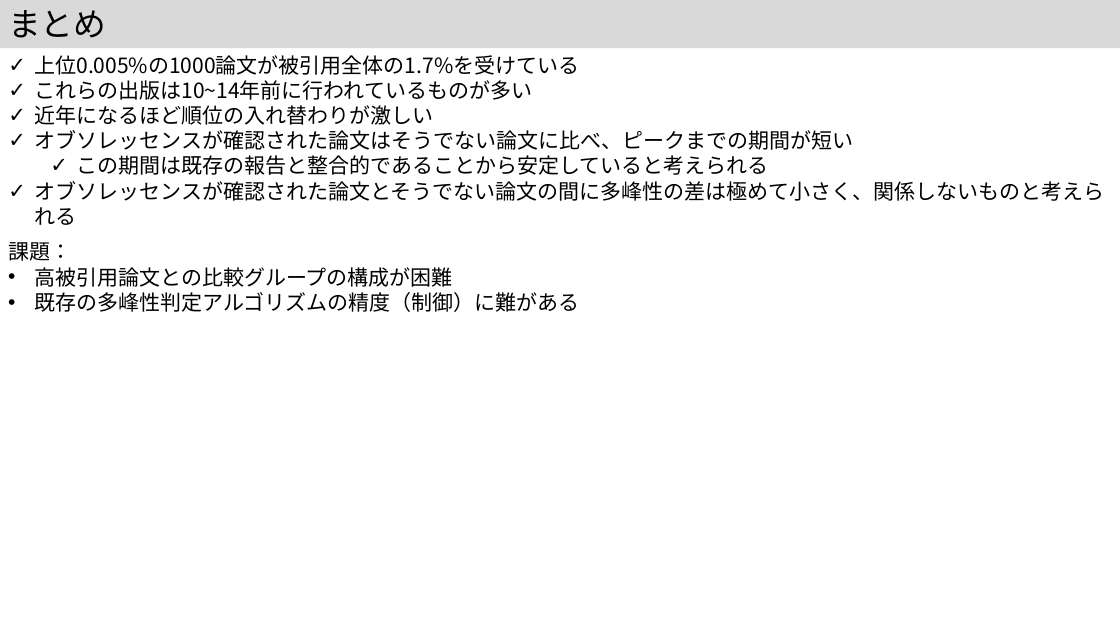
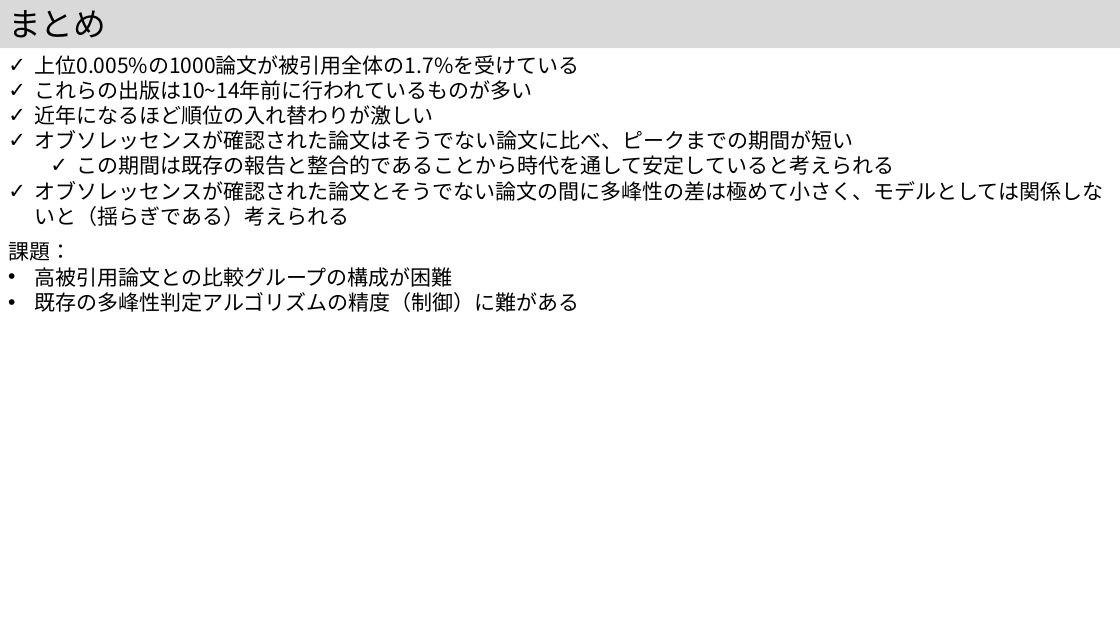
Before and after one commit to kouamano/pubmed-analysis, a slide deck: slide 11 of 202312/MIS41.pptx. Drawn at 1120x630 pixels with LibreOffice and Linux fonts; fonts in the diff are those of the drawing. Boxes give left, top, right and bottom in pixels: in the first picture for what was removed or moved away, otherwise in the second. Text is boxed around its words. In the diff, an @@ line names an element or a change of style, - is before the commit and + after.

Commit message:
rev

```diff
--- a/202312/MIS41.pptx
+++ b/202312/MIS41.pptx
@@ text at [35,155,1104,226]: text changed @@
-  ✓ この期間は既存の報告と整合的であることから安定していると考えられる
-✓ オブソレッセンスが確認された論文とそうでない論文の間に多峰性の差は極めて小さく、関係しないものと考えられる
+  ✓ この期間は既存の報告と整合的であることから時代を通して安定していると考えられる
+✓ オブソレッセンスが確認された論文とそうでない論文の間に多峰性の差は極めて小さく、モデルとしては関係しないと（揺らぎである）考えられる
```
Also in this commit, not shown: 2 other slides changed.
